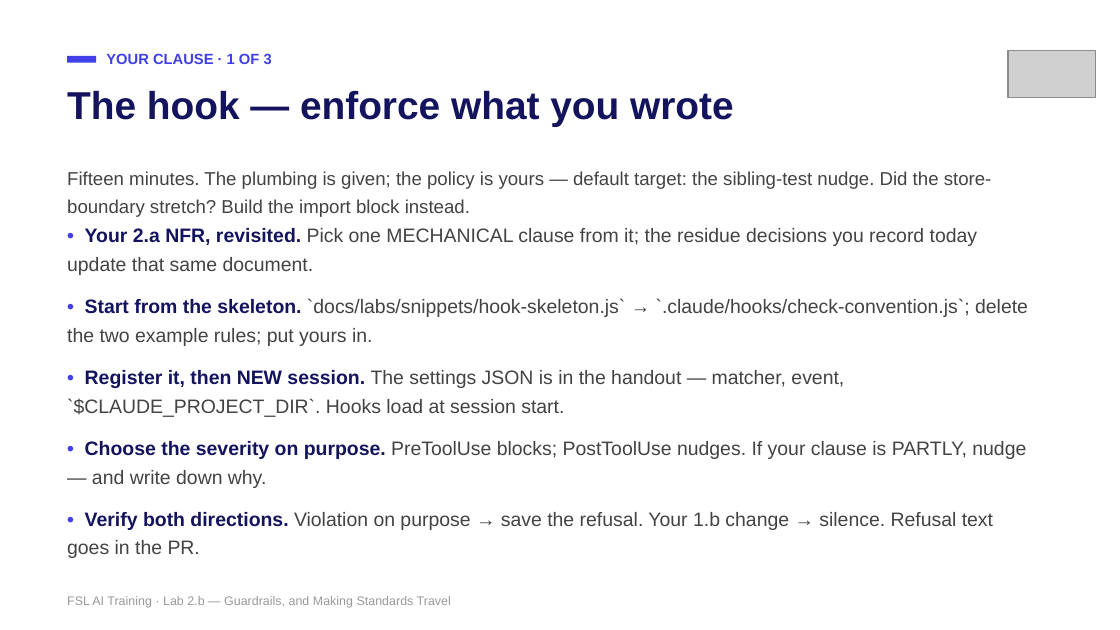
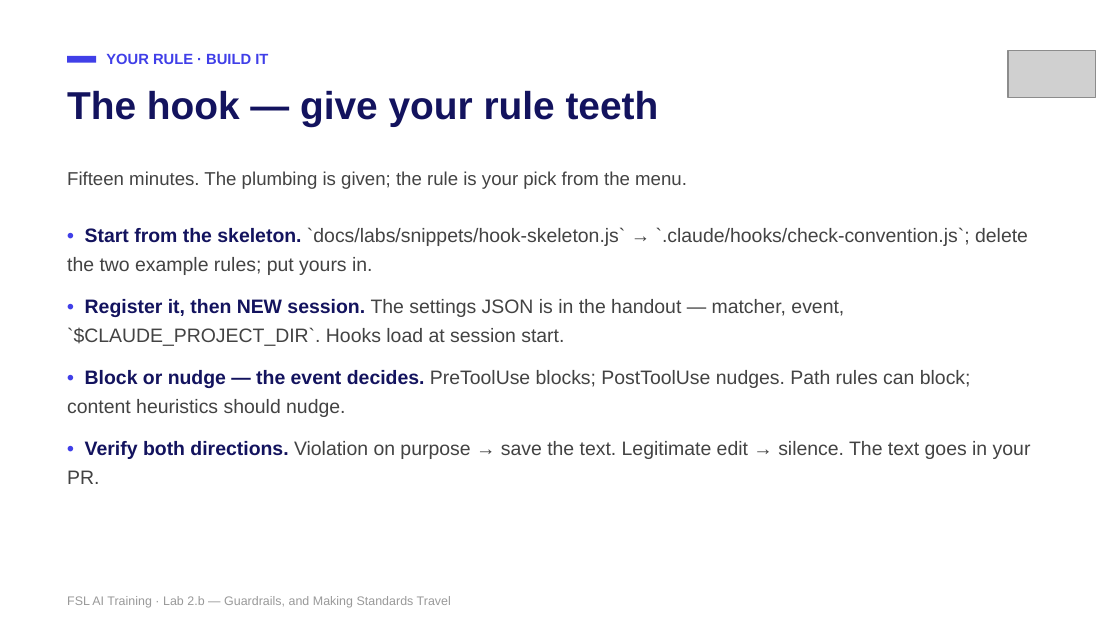
Before and after one commit to mike-tajmajer-fullstacklabs/fsl-taskboard-lab, a slide deck: slide 20 of docs/instructor/lab-2b-guardrails.pptx. Drawn at 1120x630 pixels with LibreOffice and Linux fonts; fonts in the diff are those of the drawing; grey boxes stand for pictures. Boxes give left, top, right and bottom in pixels: in the first picture for what was removed or moved away, otherwise in the second. Text is boxed around its words. In the diff, an @@ line names an element or a change of style, - is before the commit and + after.

```diff
--- a/docs/instructor/lab-2b-guardrails.pptx
+++ b/docs/instructor/lab-2b-guardrails.pptx
@@ text at (106,53,268,64): text changed @@
-YOUR CLAUSE · 1 OF 3
+YOUR RULE · BUILD IT
@@ text at (67,90,659,126): text changed @@
-The hook — enforce what you wrote
+The hook — give your rule teeth
@@ text at (67,171,687,189): text changed @@
-Fifteen minutes. The plumbing is given; the policy is yours — default target: the sibling-test nudge. Did the store-boundary stretch? Build the import block instead.
+Fifteen minutes. The plumbing is given; the rule is your pick from the menu.
@@ text at (67,228,977,275): paragraph removed @@
-• Your 2.a NFR, revisited. Pick one MECHANICAL clause from it; the residue decisions you record today update that same document.
@@ text at (67,370,1031,484): text changed @@
-• Choose the severity on purpose. PreToolUse blocks; PostToolUse nudges. If your clause is PARTLY, nudge — and write down why.
-• Verify both directions. Violation on purpose → save the refusal. Your 1.b change → silence. Refusal text goes in the PR.
+• Block or nudge — the event decides. PreToolUse blocks; PostToolUse nudges. Path rules can block; content heuristics should nudge.
+• Verify both directions. Violation on purpose → save the text. Legitimate edit → silence. The text goes in your PR.
```
Also in this commit, not shown: 16 other slides changed, 7 slides added, 6 slides removed, 25 other files.
